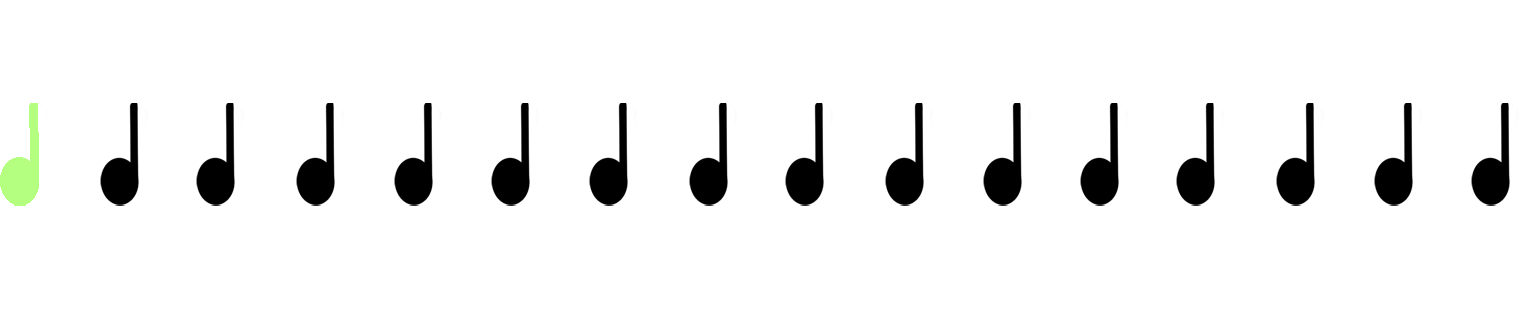
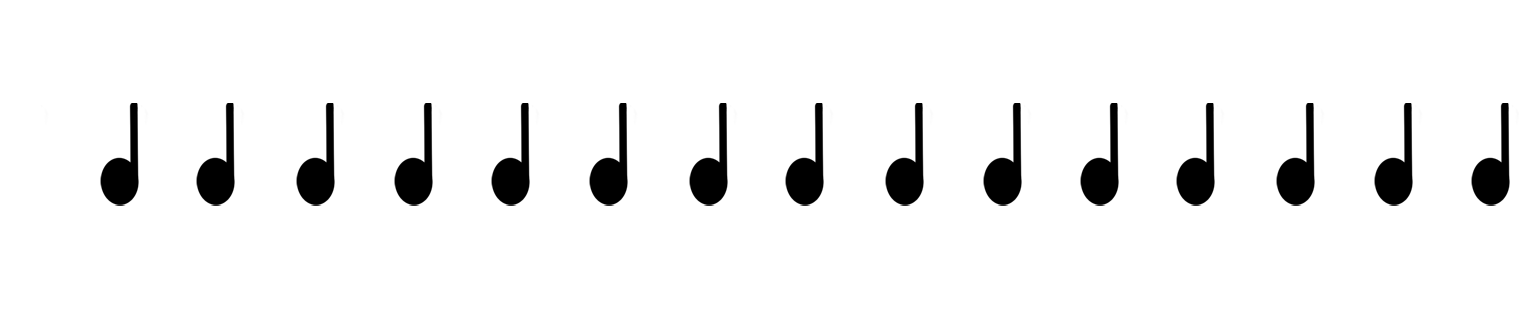
Two versions of the same layered image (1519x309). Layer-by-layer changes:
"quarter" (16th of 16): opacity 50% → 80%, painted on it over (0, 103, 39, 206)
